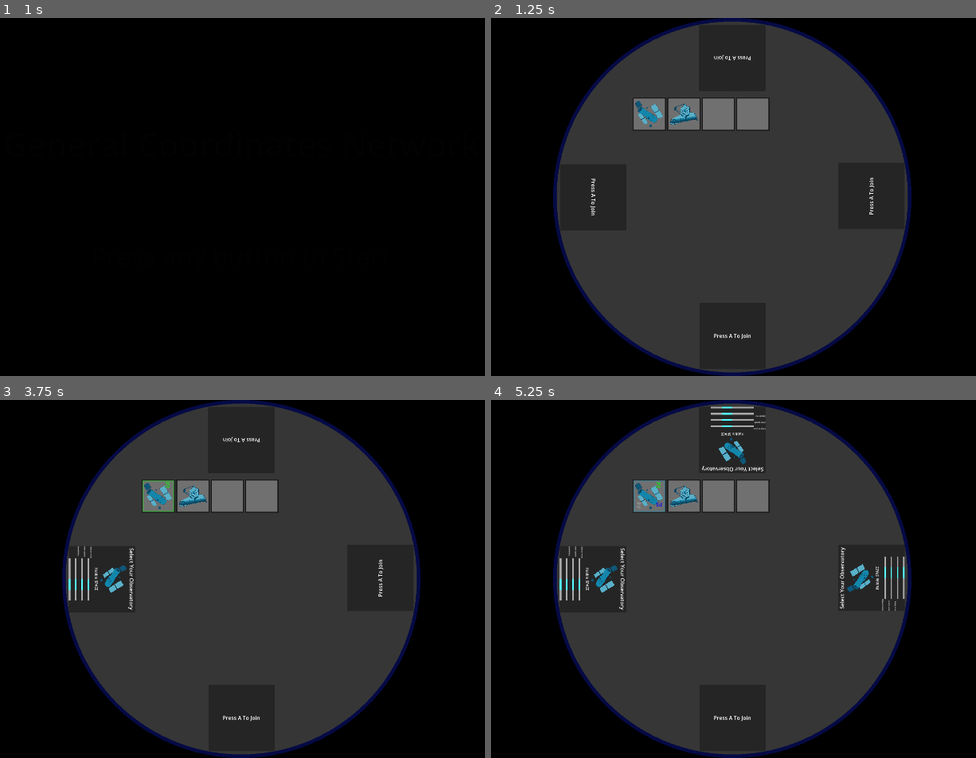
Above: before the commit, frames 1-4 (two rows, left to right).
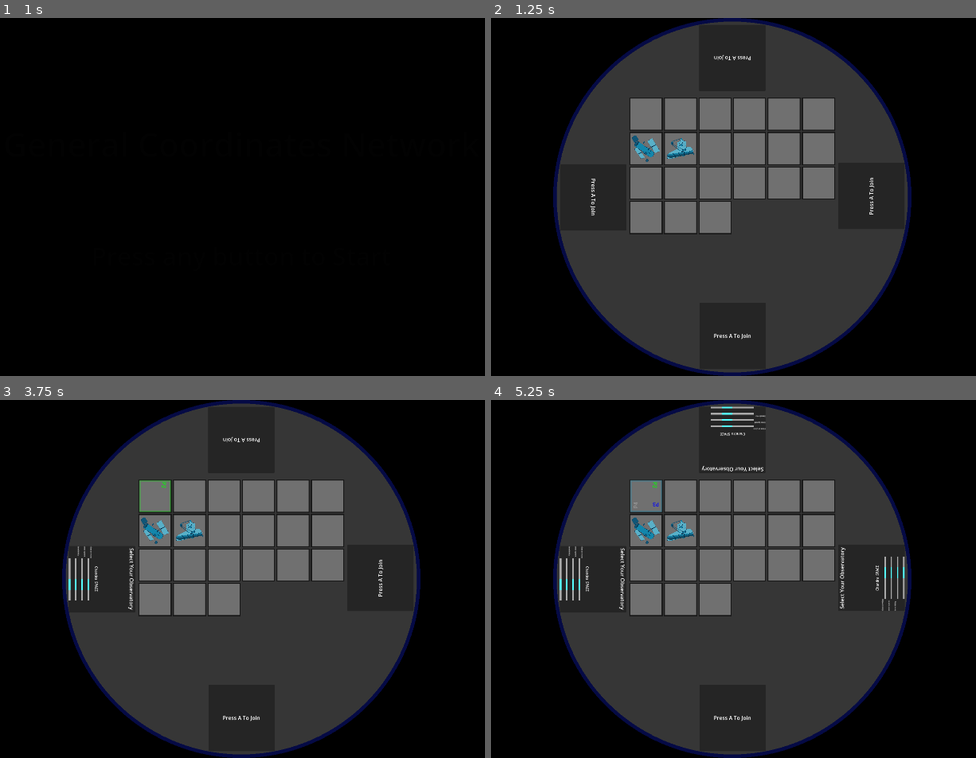
Above: after the commit, the same moments.

Repository: Courey/gcn-interactive-demo
Game: Godot game, scene res://scenes/title/title_screen.tscn
The game is run twice, just before and just after one commit, with the same random seed, the same clock (stepped at 60 frames per second) and the same inputs.
Inputs (mouse positions are in pixels of both pictures, inside the frame that each line leads up to):
- Up to frame 1 (1 s): tap Enter at 0.5 s; move the mouse to (383, 179) at 0.52 s; tap 1 (p1_primary) at 0.6 s; click (383, 179) at 0.67 s
- Up to frame 2 (1.25 s): no input
- Up to frame 3 (3.75 s): click (160, 496) at 1.27 s; click (160, 496) at 2.02 s; click (160, 496) at 2.77 s; tap A at 3.5 s; move the mouse to (111, 596) at 3.52 s; tap 3 (p2_primary) at 3.6 s; click (111, 596) at 3.67 s
- Up to frame 4 (5.25 s): tap A at 4.25, 5 s; move the mouse to (796, 500) at 4.27 s; tap 5 (p3_primary) at 4.35 s; click (796, 500) at 4.42 s; move the mouse to (699, 650) at 5.02 s; tap 7 (p4_primary) at 5.1 s; click (699, 650) at 5.17 s

Frame 1 is identical in both runs. In frame 2, 11% of the frame differs, in the area x 28-71%, y 22-61%; in frame 3, 12%; in frame 4, 12%, in the area x 19-80%, y 9-61%.

Commit message:
Update the resource values

Diff:
--- a/resources/observatories/COSI.tres
+++ b/resources/observatories/COSI.tres
@@ -4,11 +4,12 @@
 
 [resource]
 script = ExtResource("1_1rwem")
-telescope_name = ""
+telescope_name = "COSI"
 position = 0
 field_of_view = 0.0
 sensitivity = 0
 slew_speed = 0.0
 observation_delay = 0
-band = Array[float]([])
+band = Array[int]([])
+type = ""
 metadata/_custom_type_script = "uid://b70rxpxqa6sko"
--- a/resources/observatories/Chandra.tres
+++ b/resources/observatories/Chandra.tres
@@ -4,11 +4,12 @@
 
 [resource]
 script = ExtResource("1_kqrfe")
-telescope_name = ""
-position = 0
+telescope_name = "Chandra"
+position = 1
 field_of_view = 0.0
 sensitivity = 0
 slew_speed = 0.0
 observation_delay = 0
-band = Array[float]([])
+band = Array[int]([])
+type = ""
 metadata/_custom_type_script = "uid://b70rxpxqa6sko"
--- a/resources/observatories/DECAM.tres
+++ b/resources/observatories/DECAM.tres
@@ -4,11 +4,12 @@
 
 [resource]
 script = ExtResource("1_7d0gy")
-telescope_name = ""
+telescope_name = "DECAM"
 position = 0
 field_of_view = 0.0
 sensitivity = 0
 slew_speed = 0.0
 observation_delay = 0
-band = Array[float]([])
+band = Array[int]([])
+type = ""
 metadata/_custom_type_script = "uid://b70rxpxqa6sko"
--- a/resources/observatories/FermiGBM.tres
+++ b/resources/observatories/FermiGBM.tres
@@ -4,11 +4,12 @@
 
 [resource]
 script = ExtResource("1_1658n")
-telescope_name = ""
+telescope_name = "Fermi GBM"
 position = 0
 field_of_view = 0.0
 sensitivity = 0
 slew_speed = 0.0
 observation_delay = 0
-band = Array[float]([])
+band = Array[int]([])
+type = ""
 metadata/_custom_type_script = "uid://b70rxpxqa6sko"
--- a/resources/observatories/FermiLAT.tres
+++ b/resources/observatories/FermiLAT.tres
@@ -4,11 +4,12 @@
 
 [resource]
 script = ExtResource("1_yubgo")
-telescope_name = ""
+telescope_name = "Fermi LAT"
 position = 0
 field_of_view = 0.0
 sensitivity = 0
 slew_speed = 0.0
 observation_delay = 0
-band = Array[float]([])
+band = Array[int]([])
+type = ""
 metadata/_custom_type_script = "uid://b70rxpxqa6sko"
--- a/resources/observatories/Gemini.tres
+++ b/resources/observatories/Gemini.tres
@@ -4,11 +4,12 @@
 
 [resource]
 script = ExtResource("1_c45po")
-telescope_name = ""
+telescope_name = "Gemini"
 position = 0
 field_of_view = 0.0
 sensitivity = 0
 slew_speed = 0.0
 observation_delay = 0
-band = Array[float]([])
+band = Array[int]([])
+type = ""
 metadata/_custom_type_script = "uid://b70rxpxqa6sko"
--- a/resources/observatories/Keck.tres
+++ b/resources/observatories/Keck.tres
@@ -4,11 +4,12 @@
 
 [resource]
 script = ExtResource("1_6irkr")
-telescope_name = ""
+telescope_name = "Keck"
 position = 0
 field_of_view = 0.0
 sensitivity = 0
 slew_speed = 0.0
 observation_delay = 0
-band = Array[float]([])
+band = Array[int]([])
+type = ""
 metadata/_custom_type_script = "uid://b70rxpxqa6sko"
--- a/resources/observatories/LasCumbres.tres
+++ b/resources/observatories/LasCumbres.tres
@@ -4,11 +4,12 @@
 
 [resource]
 script = ExtResource("1_2oxfs")
-telescope_name = ""
+telescope_name = "Las Cumbres"
 position = 0
 field_of_view = 0.0
 sensitivity = 0
 slew_speed = 0.0
 observation_delay = 0
-band = Array[float]([])
+band = Array[int]([])
+type = ""
 metadata/_custom_type_script = "uid://b70rxpxqa6sko"
--- a/resources/observatories/NuSTAR.tres
+++ b/resources/observatories/NuSTAR.tres
@@ -4,11 +4,12 @@
 
 [resource]
 script = ExtResource("1_kq17a")
-telescope_name = ""
+telescope_name = "NuSTAR"
 position = 0
 field_of_view = 0.0
 sensitivity = 0
 slew_speed = 0.0
 observation_delay = 0
-band = Array[float]([])
+band = Array[int]([])
+type = ""
 metadata/_custom_type_script = "uid://b70rxpxqa6sko"
--- a/resources/observatories/Roman.tres
+++ b/resources/observatories/Roman.tres
@@ -4,11 +4,12 @@
 
 [resource]
 script = ExtResource("1_e3b5u")
-telescope_name = ""
+telescope_name = "Roman"
 position = 0
 field_of_view = 0.0
 sensitivity = 0
 slew_speed = 0.0
 observation_delay = 0
-band = Array[float]([])
+band = Array[int]([])
+type = ""
 metadata/_custom_type_script = "uid://b70rxpxqa6sko"
--- a/resources/observatories/Sub_mm.tres
+++ b/resources/observatories/Sub_mm.tres
@@ -4,11 +4,12 @@
 
 [resource]
 script = ExtResource("1_ny3ji")
-telescope_name = ""
+telescope_name = "Sub milimeter"
 position = 0
 field_of_view = 0.0
 sensitivity = 0
 slew_speed = 0.0
 observation_delay = 0
-band = Array[float]([])
+band = Array[int]([])
+type = ""
 metadata/_custom_type_script = "uid://b70rxpxqa6sko"
--- a/resources/observatories/SwiftBAT.tres
+++ b/resources/observatories/SwiftBAT.tres
@@ -4,11 +4,12 @@
 
 [resource]
 script = ExtResource("1_xwprq")
-telescope_name = ""
+telescope_name = "Swift BAT"
 position = 0
 field_of_view = 0.0
 sensitivity = 0
 slew_speed = 0.0
 observation_delay = 0
-band = Array[float]([])
+band = Array[int]([])
+type = ""
 metadata/_custom_type_script = "uid://b70rxpxqa6sko"
--- a/resources/observatories/SwiftXRT.tres
+++ b/resources/observatories/SwiftXRT.tres
@@ -4,11 +4,12 @@
 
 [resource]
 script = ExtResource("1_dwc17")
-telescope_name = ""
+telescope_name = "Swift XRT"
 position = 0
 field_of_view = 0.0
 sensitivity = 0
 slew_speed = 0.0
 observation_delay = 0
-band = Array[float]([])
+band = Array[int]([])
+type = ""
 metadata/_custom_type_script = "uid://b70rxpxqa6sko"
--- a/resources/observatories/TESS.tres
+++ b/resources/observatories/TESS.tres
@@ -4,11 +4,12 @@
 
 [resource]
 script = ExtResource("1_e6rmf")
-telescope_name = ""
+telescope_name = "TESS"
 position = 0
 field_of_view = 0.0
 sensitivity = 0
 slew_speed = 0.0
 observation_delay = 0
-band = Array[float]([])
+band = Array[int]([])
+type = ""
 metadata/_custom_type_script = "uid://b70rxpxqa6sko"
--- a/resources/observatories/VLA.tres
+++ b/resources/observatories/VLA.tres
@@ -4,11 +4,12 @@
 
 [resource]
 script = ExtResource("1_plox0")
-telescope_name = ""
+telescope_name = "VLA"
 position = 0
 field_of_view = 0.0
 sensitivity = 0
 slew_speed = 0.0
 observation_delay = 0
-band = Array[float]([])
+band = Array[int]([])
+type = ""
 metadata/_custom_type_script = "uid://b70rxpxqa6sko"
--- a/resources/observatories/VLT.tres
+++ b/resources/observatories/VLT.tres
@@ -4,11 +4,12 @@
 
 [resource]
 script = ExtResource("1_w080r")
-telescope_name = ""
+telescope_name = "VLT"
 position = 0
 field_of_view = 0.0
 sensitivity = 0
 slew_speed = 0.0
 observation_delay = 0
-band = Array[float]([])
+band = Array[int]([])
+type = ""
 metadata/_custom_type_script = "uid://b70rxpxqa6sko"
--- a/resources/observatories/XMM.tres
+++ b/resources/observatories/XMM.tres
@@ -4,11 +4,12 @@
 
 [resource]
 script = ExtResource("1_pd81h")
-telescope_name = ""
+telescope_name = "XMM"
 position = 0
 field_of_view = 0.0
 sensitivity = 0
 slew_speed = 0.0
 observation_delay = 0
-band = Array[float]([])
+band = Array[int]([])
+type = ""
 metadata/_custom_type_script = "uid://b70rxpxqa6sko"
--- a/scenes/observatory_selection/telescope_select.tscn
+++ b/scenes/observatory_selection/telescope_select.tscn
@@ -1,19 +1,36 @@
-[gd_scene load_steps=16 format=3 uid="uid://igr5taqly5ch"]
+[gd_scene load_steps=33 format=3 uid="uid://igr5taqly5ch"]
 
 [ext_resource type="Script" uid="uid://busak7hd601ln" path="res://scripts/observatory_selection/telescope_select.gd" id="1_ge3vk"]
 [ext_resource type="Script" uid="uid://b70rxpxqa6sko" path="res://scripts/telescope.gd" id="1_rpyu1"]
 [ext_resource type="Script" uid="uid://of4mt0dqm8sw" path="res://scripts/observatory_selection/telescope_grid.gd" id="3_8h3wp"]
 [ext_resource type="PackedScene" uid="uid://cdp8ukqiyccgm" path="res://scenes/observatory_selection/selected_telescope_display.tscn" id="4_jm8ys"]
 [ext_resource type="PackedScene" uid="uid://bug6q8xv6do8y" path="res://scenes/observatory_selection/telescope_slot.tscn" id="4_v0ka8"]
+[ext_resource type="Resource" uid="uid://c5wiylk376wiu" path="res://resources/observatories/Chandra.tres" id="5_ddsnb"]
 [ext_resource type="Resource" uid="uid://d3hhvy6lacsap" path="res://resources/observatories/Hubble.tres" id="5_v0ka8"]
 [ext_resource type="Resource" uid="uid://bauqjtnne5db8" path="res://resources/observatories/JWST.tres" id="6_swsw3"]
 [ext_resource type="Shader" uid="uid://ba6xcygwib32b" path="res://shaders/transparent_circle.gdshader" id="6_uaqny"]
+[ext_resource type="Resource" uid="uid://cap2gpte1jm5t" path="res://resources/observatories/COSI.tres" id="6_w7a00"]
 [ext_resource type="Resource" uid="uid://hwwqgt24pvrb" path="res://resources/observatories/Rubin.tres" id="7_8xw5q"]
+[ext_resource type="Resource" uid="uid://de8f4p35mvuqi" path="res://resources/observatories/DECAM.tres" id="7_phatn"]
+[ext_resource type="Resource" uid="uid://c26thotgx0phh" path="res://resources/observatories/FermiGBM.tres" id="8_ei25w"]
 [ext_resource type="Resource" uid="uid://cnm42vreubj54" path="res://resources/observatories/ZFT.tres" id="8_w8lk5"]
+[ext_resource type="Resource" uid="uid://buws4betsnvia" path="res://resources/observatories/FermiLAT.tres" id="9_fkc1s"]
 [ext_resource type="Resource" uid="uid://dgtwp45fxqhdi" path="res://resources/players/Player1.tres" id="10_bkch5"]
+[ext_resource type="Resource" uid="uid://bgq610gw1uiw4" path="res://resources/observatories/Gemini.tres" id="10_nj44x"]
 [ext_resource type="Resource" uid="uid://cp774eauo6qyo" path="res://resources/players/Player2.tres" id="11_5rwk1"]
 [ext_resource type="Resource" uid="uid://nxdid1t8m7go" path="res://resources/players/Player3.tres" id="12_x22ne"]
 [ext_resource type="Resource" uid="uid://c6jxup0s2ou4r" path="res://resources/players/Player4.tres" id="13_8lx24"]
+[ext_resource type="Resource" uid="uid://4bj1fh333hmg" path="res://resources/observatories/Keck.tres" id="13_sa1lb"]
+[ext_resource type="Resource" uid="uid://cblp6rhv74sjw" path="res://resources/observatories/LasCumbres.tres" id="14_5ydoi"]
+[ext_resource type="Resource" uid="uid://by81txdm7vqbq" path="res://resources/observatories/NuSTAR.tres" id="15_5sgog"]
+[ext_resource type="Resource" uid="uid://b7vsw82rfy3to" path="res://resources/observatories/Roman.tres" id="16_upx21"]
+[ext_resource type="Resource" uid="uid://br0l4d4i8gyly" path="res://resources/observatories/Sub_mm.tres" id="18_rqjj4"]
+[ext_resource type="Resource" uid="uid://b0wt7qanjmwb7" path="res://resources/observatories/SwiftBAT.tres" id="19_rintw"]
+[ext_resource type="Resource" uid="uid://cui26js7pq7ff" path="res://resources/observatories/SwiftXRT.tres" id="20_6j2xg"]
+[ext_resource type="Resource" uid="uid://eipbfqbxvf10" path="res://resources/observatories/TESS.tres" id="21_odv0v"]
+[ext_resource type="Resource" uid="uid://de77d4rgei5s1" path="res://resources/observatories/VLA.tres" id="22_pnc3u"]
+[ext_resource type="Resource" uid="uid://dvcnlut6lt3ha" path="res://resources/observatories/VLT.tres" id="23_dcvlt"]
+[ext_resource type="Resource" uid="uid://b1gguxf4uhlnf" path="res://resources/observatories/XMM.tres" id="24_xg0d1"]
 
 [sub_resource type="ShaderMaterial" id="ShaderMaterial_8h3wp"]
 shader = ExtResource("6_uaqny")
@@ -51,10 +68,10 @@
 offset_bottom = 20.0
 grow_horizontal = 2
 grow_vertical = 2
-columns = 4
+columns = 6
 script = ExtResource("3_8h3wp")
 telescope_slot = ExtResource("4_v0ka8")
-telescopes = Array[ExtResource("1_rpyu1")]([ExtResource("5_v0ka8"), ExtResource("6_swsw3"), ExtResource("7_8xw5q"), ExtResource("8_w8lk5")])
+telescopes = Array[ExtResource("1_rpyu1")]([ExtResource("5_ddsnb"), ExtResource("6_w7a00"), ExtResource("7_phatn"), ExtResource("8_ei25w"), ExtResource("9_fkc1s"), ExtResource("10_nj44x"), ExtResource("5_v0ka8"), ExtResource("6_swsw3"), ExtResource("13_sa1lb"), ExtResource("14_5ydoi"), ExtResource("15_5sgog"), ExtResource("16_upx21"), ExtResource("7_8xw5q"), ExtResource("18_rqjj4"), ExtResource("19_rintw"), ExtResource("20_6j2xg"), ExtResource("21_odv0v"), ExtResource("22_pnc3u"), ExtResource("23_dcvlt"), ExtResource("24_xg0d1"), ExtResource("8_w8lk5")])
 
 [node name="SelectedTelescopeDisplayP1" parent="." instance=ExtResource("4_jm8ys")]
 layout_mode = 1
--- a/scripts/observatory_selection/telescope_select.gd
+++ b/scripts/observatory_selection/telescope_select.gd
@@ -1,6 +1,6 @@
 extends Control
 
-const GRID_COLUMNS := 4
+var GRID_COLUMNS:int
 var grid: GridContainer
 var locked_in_indices := {}
 
@@ -17,7 +17,7 @@
 
 func _ready():
 	displays.append_array([SelectedDisplay1,SelectedDisplay2,SelectedDisplay3,SelectedDisplay4])
-
+	GRID_COLUMNS = Grid.columns
 	for telescope in Grid.telescopes as Array[Telescope]:
 		var new_telescope = telescopeSlot.instantiate()
 		new_telescope.observatory = telescope
@@ -52,13 +52,13 @@
 			continue
 		var playerPrefix = player.get_input_prefix()
 		if Input.is_action_just_pressed("%s_up" % playerPrefix):
-			player.observatory_id -= GRID_COLUMNS % GRID_COLUMNS
+			player.observatory_id = (player.observatory_id - Grid.columns) % len(Grid.telescopes)
 		elif Input.is_action_just_pressed("%s_down" % playerPrefix):
-			player.observatory_id += GRID_COLUMNS % GRID_COLUMNS
+			player.observatory_id = (player.observatory_id + Grid.columns) % len(Grid.telescopes)
 		elif Input.is_action_just_pressed("%s_left" % playerPrefix):
-			player.observatory_id = (player.observatory_id - 1) % GRID_COLUMNS
+			player.observatory_id = (player.observatory_id - 1) % len(Grid.telescopes)
 		elif Input.is_action_just_pressed("%s_right" % playerPrefix):
-			player.observatory_id = (player.observatory_id + 1) % GRID_COLUMNS
+			player.observatory_id = (player.observatory_id + 1) % len(Grid.telescopes)
 
 		player.observatory = Grid.telescopes[player.observatory_id]
 
--- a/scripts/title/title_screen.gd
+++ b/scripts/title/title_screen.gd
@@ -1,4 +1,6 @@
 extends Control
+
+# TODO: Update scene to use a better graphic for the circular frame
 
 func _ready():
 	set_process_input(true)
